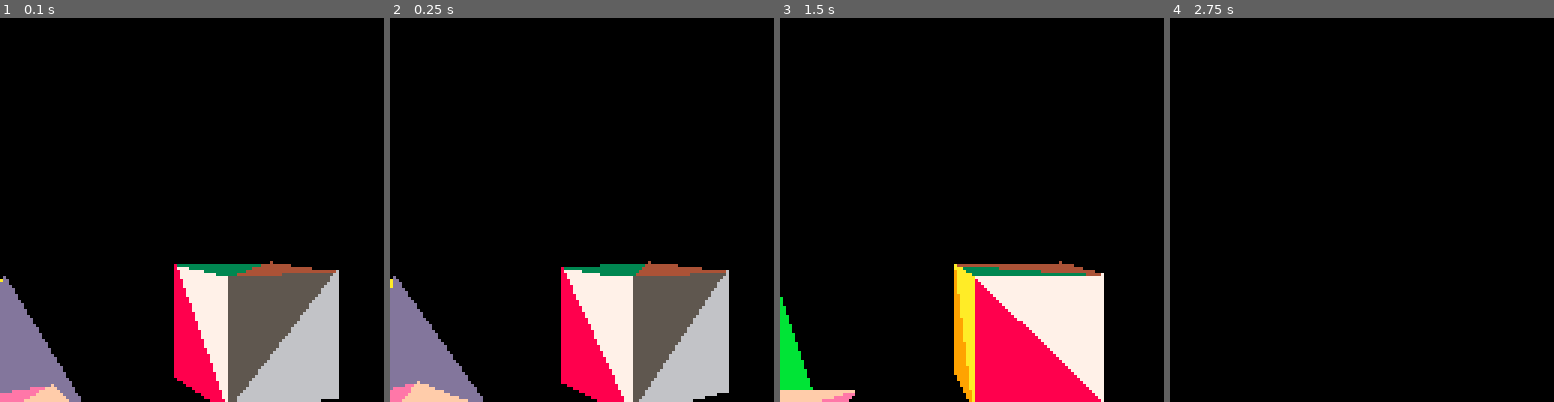
Above: before the commit, frames 1-4 (left to right).
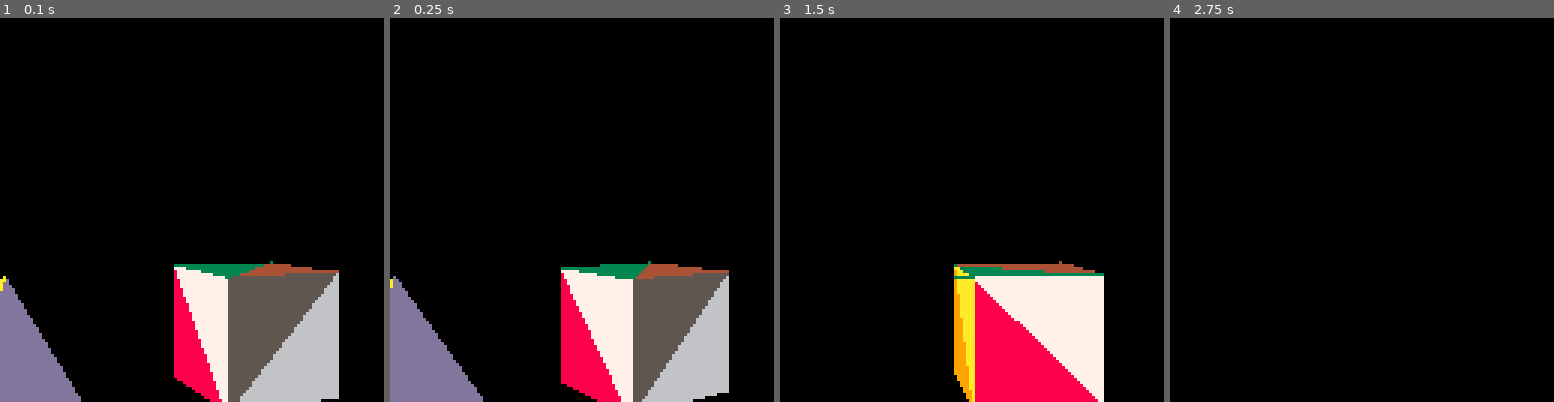
Above: after the commit, the same moments.

Repository: ajbowen249/pico83D
Game: PICO-8 cartridge t2.p8
Same seed, same stepped clock (60 frames per second), same inputs: the game is played once before the commit and once after it.
Inputs:
- Up to frame 1 (0.1 s): no input
- Up to frame 2 (0.25 s): no input
- Up to frame 3 (1.5 s): tap X (X key) at 0.33, 1.07 s; tap O (Z key) at 0.7 s
- Up to frame 4 (2.75 s): hold Right 1.6-2.1 s; tap O (Z key) at 1.7, 2.1, 2.5 s; tap X (X key) at 1.85 s; hold Up 2.15-2.42 s; hold Right from 2.47 s (still down)

The runs differ from the first frame. In frame 1, 1.2% of the frame differs, in the area x 0-89%, y 63-100%; in frame 2, 1.3%; in frame 3, 2.0%, in the area x 0-85%, y 64-100%; in frame 4, nothing differs.

Commit message:
switch to painter's algorithm

Diff:
--- a/t2.p8
+++ b/t2.p8
@@ -92,10 +92,41 @@
 
 -- END MATH SUPPORT
 
+-- ALGORITHM SUPPORT
+function insert_node(head, new)
+    local node = head
+    repeat
+        if new.triangle.face.distance > node.triangle.face.distance then
+            if node.left == nil then
+                node.left = new
+                return
+            else
+                node = node.left
+            end
+        else
+            if node.right == nil then
+                node.right = new
+                return
+            else
+                node = node.right
+            end
+        end
+    until false
+end
+
+function traverse(node, trifunc)
+    if node != nil then
+        traverse(node.left, trifunc)
+        trifunc(node.triangle)
+        traverse(node.right, trifunc)
+    end
+end
+-- END ALGORITHM SUPPORT
+
 function vetexVisible(vertex,cam)
     local leftRight = vertex[1]>0 and vertex[1]<=screenWidth
     local upDown = vertex[3]>0 and vertex[3]<=screenHeight
-    local distance = vertex[2]>cam.near and vertex[3]<cam.far
+    local distance = vertex[2]>cam.near and vertex[2]<cam.far
 
     return leftRight and upDown and distance
 end
@@ -202,6 +233,12 @@
 
             if normal[2] <= 0 and(vetexVisible(v1,camera) or vetexVisible(v2,camera) or vetexVisible(v3,camera)) then
                 projectedModel.faces[faceI]=face
+
+                local midX = (v1[1]+v2[1]+v3[1])/3
+                local midY = (v1[2]+v2[2]+v3[2])/3
+                local midZ = (v1[3]+v2[3]+v3[3])/3
+
+                projectedModel.faces[faceI].distance = (midX*midX) + (midY*midY) + (midZ*midZ)
                 faceI+=1
             end
         end
@@ -331,13 +368,33 @@
 function draw3D()
     local projectedModels = project()
 
-    --This is pretty bad. Make it better.
     if filled then
+        -- dump projected triangles to a binary tree
+        local headnode = nil
         for mi,model in pairs(projectedModels) do
             for fi,face in pairs(model.faces) do
-                draw_triangle( face, model.vertices[ face[ 1 ] ], model.vertices[ face[ 2 ] ], model.vertices[ face[ 3 ] ] )
+                local node = {
+                    triangle={
+                        face=face,
+                        v1=model.vertices[face[1]],
+                        v2=model.vertices[face[2]],
+                        v3=model.vertices[face[3]]
+                    },
+                    left=nil,
+                    right=nil
+                }
+
+                if headnode == nil then
+                    headnode = node
+                else
+                    insert_node(headnode,node)
+                end
             end
         end
+
+        traverse(headnode, function(triangle)
+            draw_triangle(triangle.face,triangle.v1,triangle.v2,triangle.v3)
+        end)
     end
 
     if wireframe then
